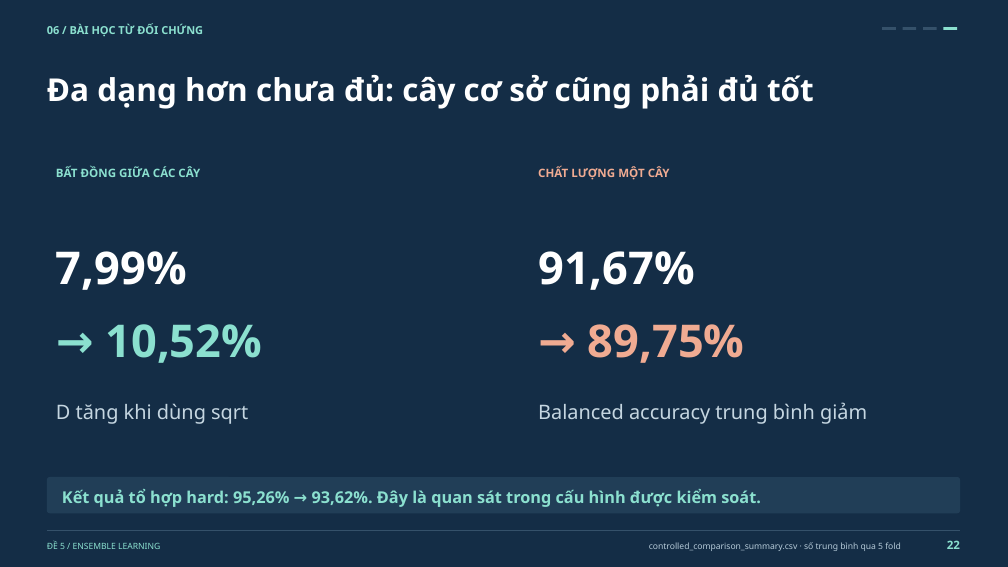
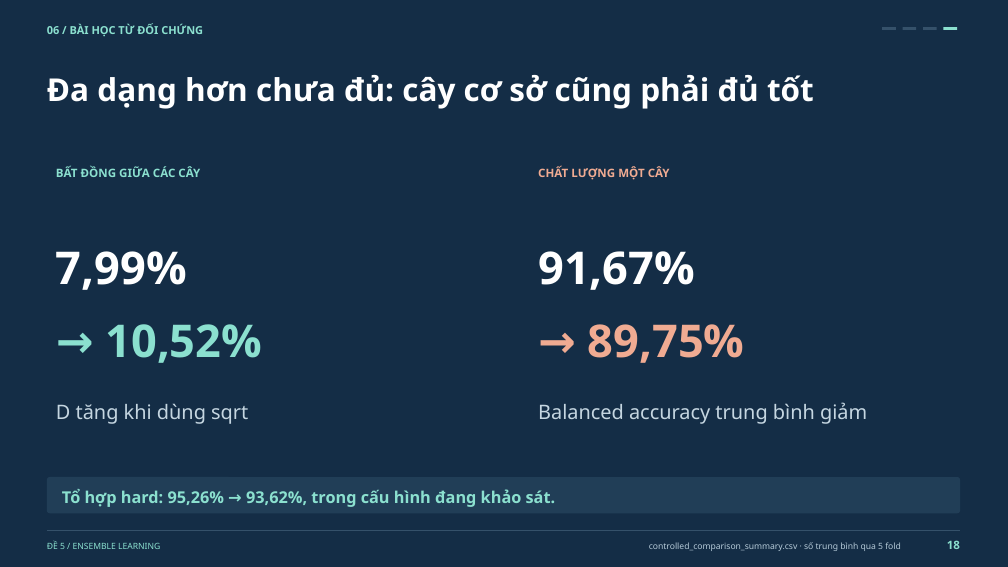
Before and after one commit to Huyngaongow/hocmaygk, a slide deck: slide 18 of De_5_Ensemble_Learning.pptx (slide 22 before the commit). Drawn at 1008x567 pixels with LibreOffice and Linux fonts; fonts in the diff are those of the drawing. Boxes give left, top, right and bottom in pixels: in the first picture for what was removed or moved away, otherwise in the second. Text is boxed around its words. In the diff, an @@ line names an element or a change of style, - is before the commit and + after.

```diff
--- a/De_5_Ensemble_Learning.pptx
+++ b/De_5_Ensemble_Learning.pptx
@@ text at (x1=62, y1=489, x2=556, y2=507): text changed @@
-Kết quả tổ hợp hard: 95,26% → 93,62%. Đây là quan sát trong cấu hình được kiểm soát.
+Tổ hợp hard: 95,26% → 93,62%, trong cấu hình đang khảo sát.
@@ text at (x1=947, y1=540, x2=960, y2=549): text changed @@
-22
+18
```
Also in this commit, not shown: 22 other slides changed, 4 slides removed, 7 other files.
